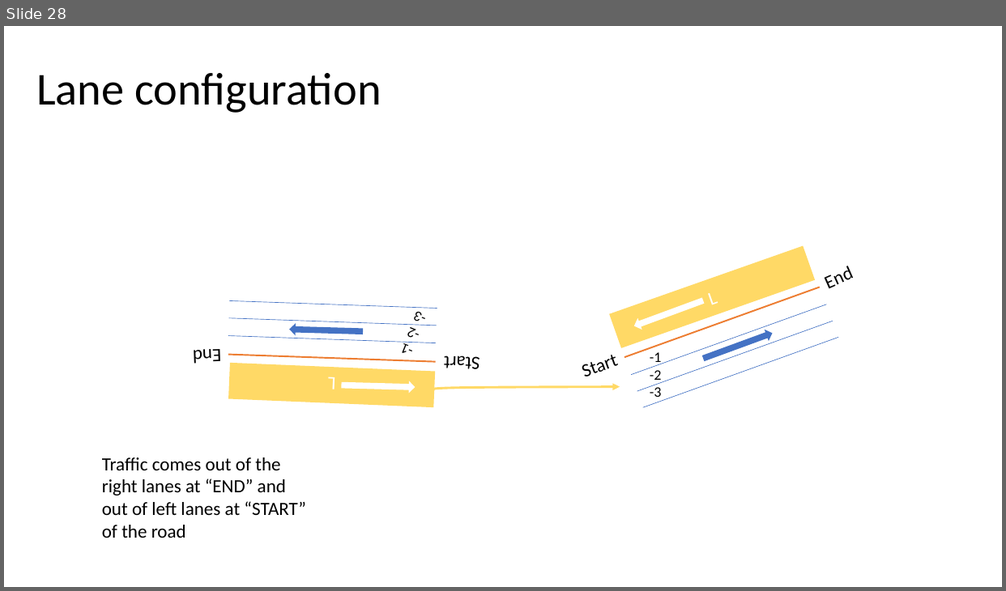
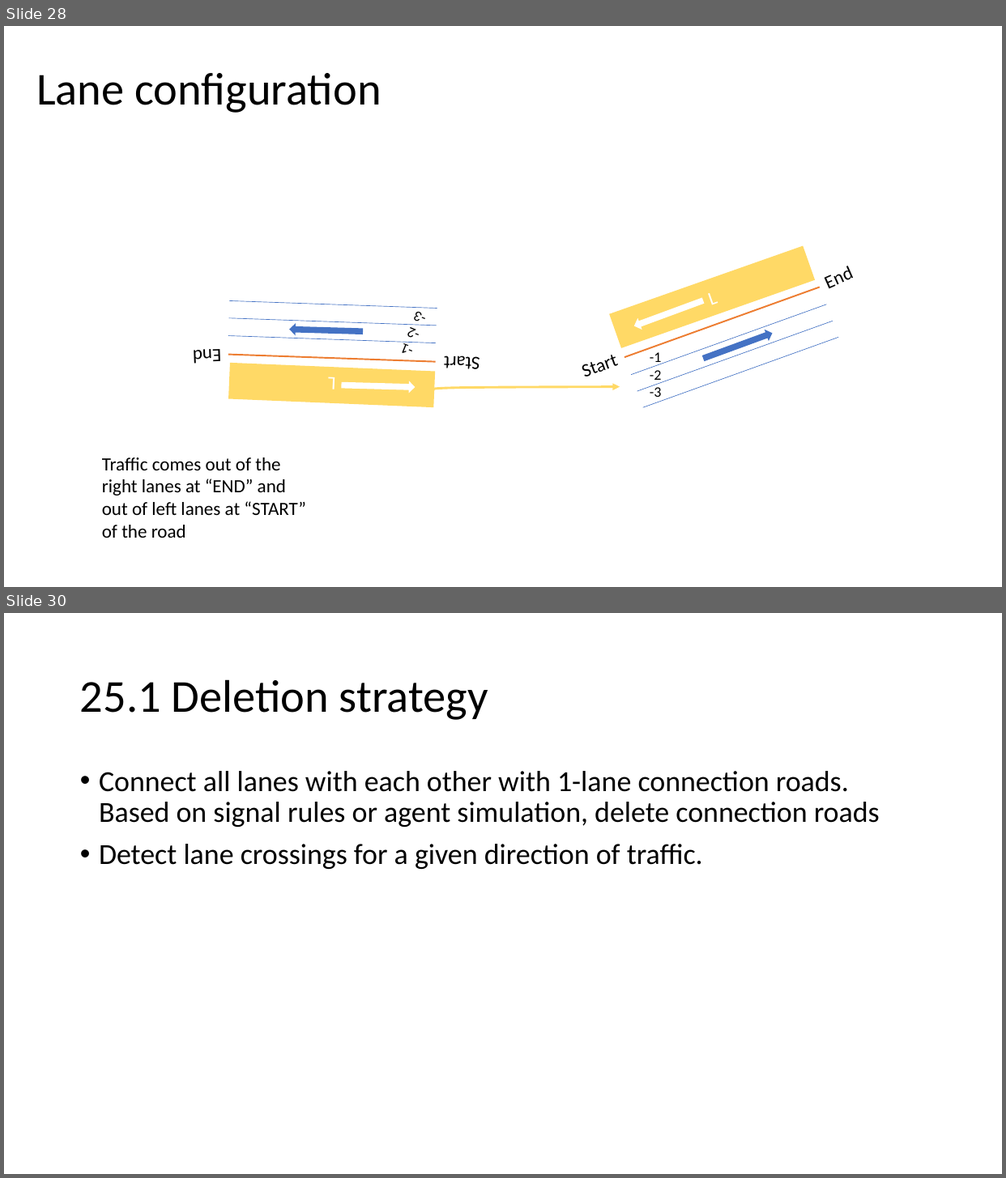
Before and after one commit to AugmentedDesignLab/junction-art, a slide deck: plan/challenges.pptx. Shown one above the other, each under a label of ours: slide 28 before the commit, slides 28 and 30 after it; the slides between them are not shown. The pictures are 1006x591 and 1006x1178 pixels, drawn with LibreOffice and Linux fonts; fonts in the diff are those of the drawing. Boxes give left, top, right and bottom in pixels: in the first picture for what was removed or moved away, otherwise in the second. Text is boxed around its words. In the diff, an @@ line names an element or a change of style, - is before the commit and + after.

Commit message:
strategies to generate diff lane configurations in junctions

```diff
--- a/plan/challenges.pptx
+++ b/plan/challenges.pptx
@@ slide 30 added at box(4, 613, 1002, 1174), background #FFFFFF @@
@@ title added at box(80, 679, 488, 720), 44 pt, text #000000 @@
+25.1 Deletion strategy
@@ text added at box(99, 771, 880, 869), 28 pt, text #000000 @@
+• Connect all lanes with each other with 1-lane connection roads. Based on signal rules or agent simulation, delete connection roads
+• Detect lane crossings for a given direction of traffic.
```
Also in this commit, not shown: 5 other slides added, 4 other files.
